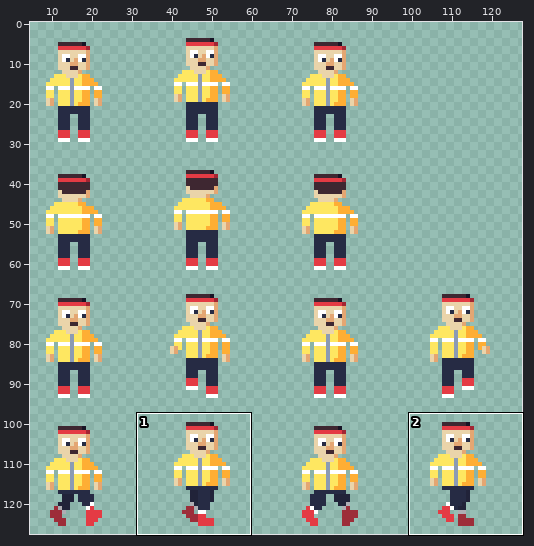
A pixel-art file gets an edit: assets/textures/characters/normaali_lenkkeilija_32.aseprite. The first picture is a wide view before the edit; the outline marks the close-up.
Close-up. Before the edit:
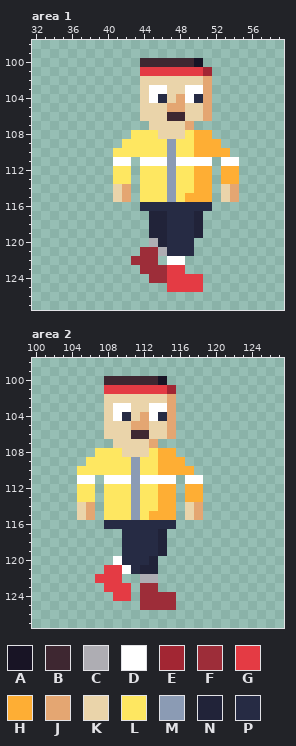
128x128 pixels, 1 frame. Shown: area 1: x 32..59, y 98..127; area 2: x 100..127, y 98..127. The wide view leaves out empty margins.
Palette (. is transparent): A #181425  B #3e2731  C #aeadb3  D #ffffff  E #a22633  F #9d2d39  G #e43b44  H #feae34  J #e4a672  K #ead4aa  L #fee761  M #8b9bb4  N #212339  P #262b44
Pixels before, area 1, first column x 41:
100 ...BBBBBBA....
101 ...GGGGGGGE...
102 ...KKKKKKKJ...
103 ...KDDKKDDJ...
104 ...KDPKJDPJ...
105 ...KKKJJKKJ...
106 ...KKKBBKKJ...
107 ....KKKKJ.....
108 ..LLLKKKLHH...
109 .LLLLLMLLHHH..
110 LLLLLLMLLHHHH.
111 DD.DDDMDDDD.DD
112 LL.LLLMLLHH.HH
113 LL.LLLMLLHH.HH
114 KJ.LLLMLLHH.KJ
115 KJ.LLLMLHHH.KJ
116 ...PPPPPPPP...
117 ....NNPPPN....
118 ....NNPPPN....
119 ....NNPPPN....
120 ....CNPPP.....
121 ...FFCPPP.....
122 ..FFF.DD......
123 ...FFFGG......
124 ....FFGGGG....
125 ......GGGG....
Pixels before, area 2, first column x 105:
100 ...BBBBBBA....
101 ...GGGGGGGE...
102 ...KKKKKKKJ...
103 ...KDDKKDDJ...
104 ...KDPKJDPJ...
105 ...KKKJJKKJ...
106 ...KKKBBKKJ...
107 ....KKKKJ.....
108 ..LLLKKKLHH...
109 .LLLLLMLLHHH..
110 LLLLLLMLLHHHH.
111 DD.DDDMDDDD.DD
112 LL.LLLMLLHH.HH
113 LL.LLLMLLHH.HH
114 KJ.LLLMLLHH.KJ
115 KJ.LLLMLHHH.KJ
116 ...PPPPPPPP...
117 .....PPPPN....
118 .....PPPPN....
119 .....PPPPN....
120 ....DPPPN.....
121 ...GGDPNN.....
122 ..GGG..CC.....
123 ...GGG.FF.....
124 ....GG.FFFF...
125 .......FFFF...
Now the later version:
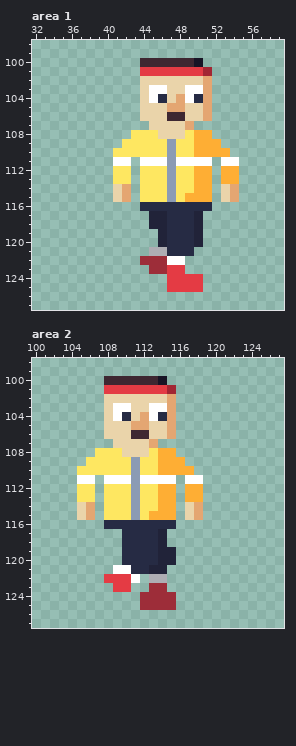
The edit:
{"where": "area 1"}
{"y":119,"x":45,"old":"N","new":"."}
{"y":120,"x":45,"old":"C","new":"."}
{"y":120,"x":50,"old":".","new":"N"}
{"y":121,"x":44,"old":"FF","new":".C"}
{"y":122,"x":43,"old":"F","new":"."}
{"y":122,"x":46,"old":".","new":"F"}
{"y":123,"x":44,"old":"F","new":"."}
{"y":124,"x":45,"old":"FF","new":".."}
{"where": "area 2"}
{"y":119,"x":115,"old":".","new":"N"}
{"y":120,"x":109,"old":"D","new":"."}
{"y":120,"x":113,"old":"N..","new":"PNN"}
{"y":121,"x":108,"old":"GG","new":".D"}
{"y":121,"x":112,"old":"N","new":"P"}
{"y":121,"x":114,"old":".","new":"N"}
{"y":122,"x":107,"old":"G","new":"."}
{"y":122,"x":110,"old":"..C","new":"GD."}
{"y":122,"x":114,"old":".","new":"C"}
{"y":123,"x":108,"old":"G","new":"."}
{"y":123,"x":112,"old":"F","new":"."}
{"y":123,"x":114,"old":".","new":"F"}
{"y":124,"x":109,"old":"GG","new":".."}
{"label":"changed","picture_box":[131,229,167,283]}
{"label":"added","picture_box":[194,238,203,247]}
{"label":"changed","picture_box":[95,547,176,601]}
